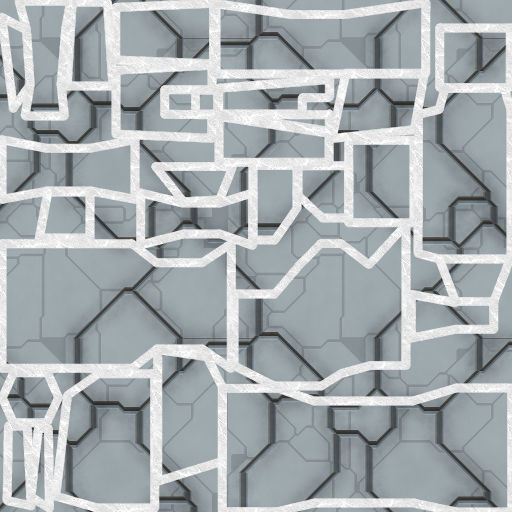
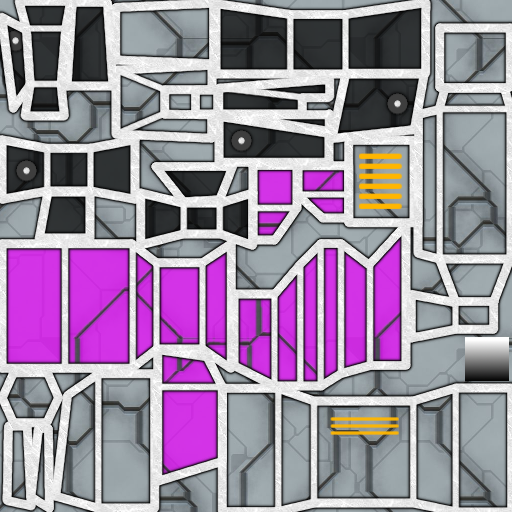
Layered file, before and after one edit (512 x 512). Changes by layer:
painted on "perimetro" over box(19, 10, 512, 512)
added layer "perimetro copia" above "COLORE" over box(0, 0, 512, 512)
added layer "COLORE" (70%) above "PERNO copia #2" over box(0, 165, 407, 477)
added layer "PERNO copia #2" above "PERNO copia #1" over box(0, 25, 31, 56)
added layer "PERNO copia #1" above "PERNO copia" over box(11, 155, 42, 186)
added layer "PERNO copia" above "PERNO" over box(382, 88, 413, 119)
added layer "PERNO" above "LUCI" over box(226, 125, 257, 156)
added layer "LUCI" above "SCURO" over box(330, 153, 402, 435)
added layer "SCURO" (70%) above "SFUMA" over box(0, 0, 430, 243)
added layer "SFUMA" above "sfondo copia" over box(465, 337, 509, 381)
